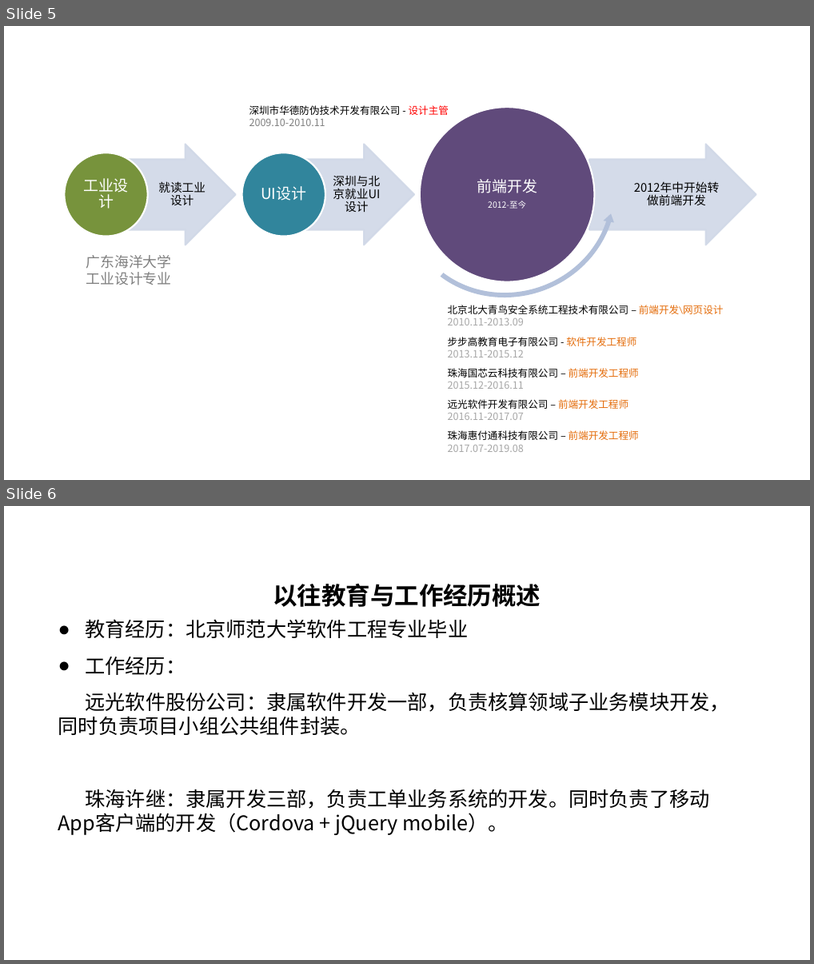
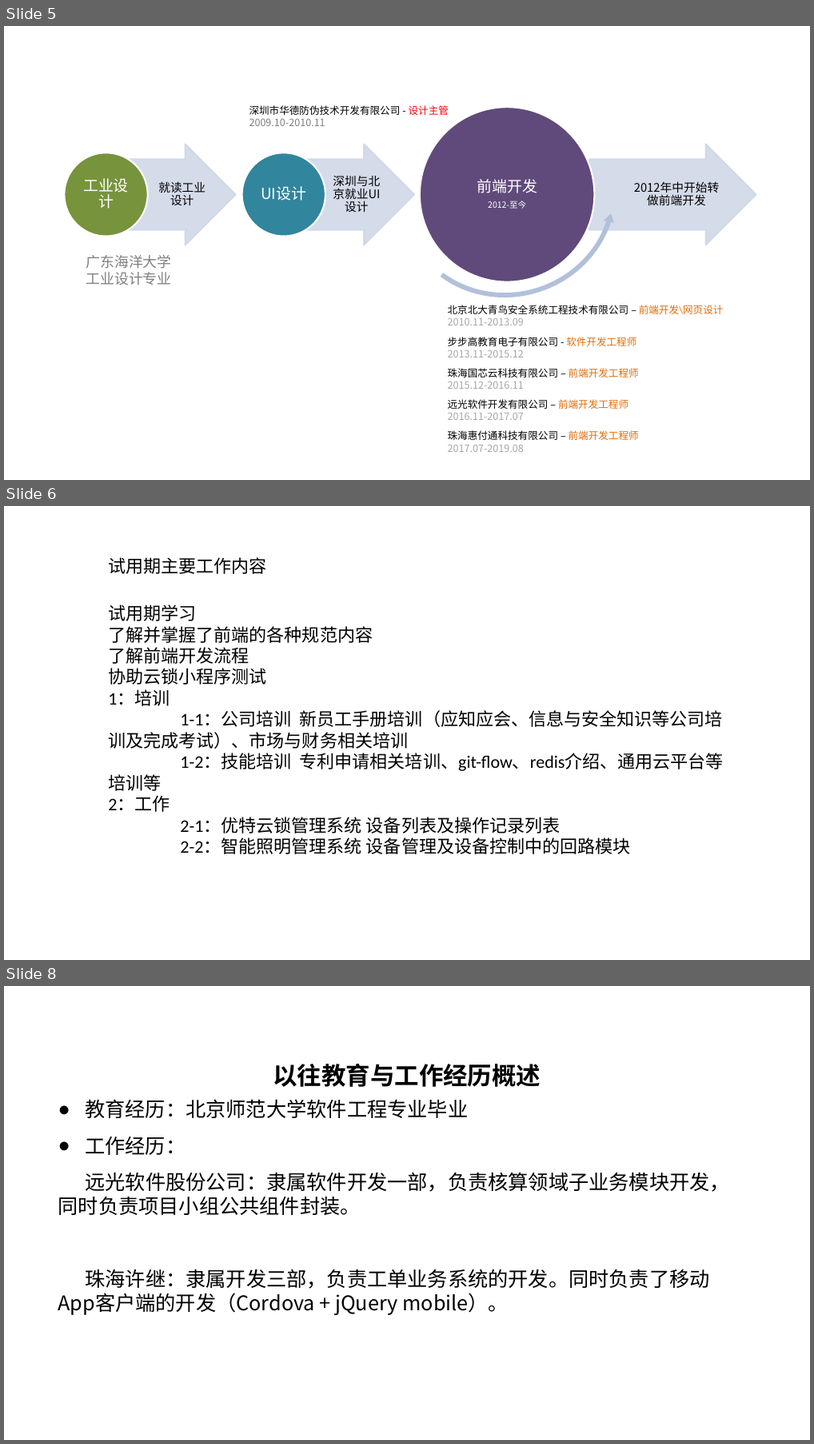
Before and after one commit to zhengyuliang/Blog-Back-Up, a slide deck: ppt/转正答辨汇报_郑宇亮20191125.pptx. Shown one above the other, each under a label of ours: slides 5 and 6 before the commit, slides 5, 6 and 8 after it; the slides between them are not shown. The pictures are 814x964 and 814x1444 pixels, drawn with LibreOffice and Linux fonts; fonts in the diff are those of the drawing; background and template pictures are left out. Boxes give left, top, right and bottom in pixels: in the first picture for what was removed or moved away, otherwise in the second. Text is boxed around its words. In the diff, an @@ line names an element or a change of style, - is before the commit and + after.

```diff
--- a/ppt/转正答辨汇报_郑宇亮20191125.pptx
+++ b/ppt/转正答辨汇报_郑宇亮20191125.pptx
@@ slide 6 added at box(4, 506, 810, 960), background #FFFFFF @@
@@ text added at box(108, 557, 266, 574), 21 pt, text #000000 @@
+试用期主要工作内容
@@ text added at box(108, 604, 724, 854), 21 pt, text #000000 @@
+试用期学习
+了解并掌握了前端的各种规范内容
+了解前端开发流程
+协助云锁小程序测试
+1：培训
+1-1：公司培训 新员工手册培训（应知应会、信息与安全知识等公司培训及完成考试）、市场与财务相关培训
+1-2：技能培训 专利申请相关培训、git-flow、redis介绍、通用云平台等培训等
+2：工作
+2-1：优特云锁管理系统 设备列表及操作记录列表
+2-2：智能照明管理系统 设备管理及设备控制中的回路模块
@@ what was slide 6 is now slide 8 @@
```
Also in this commit, not shown: 1 other slide added.
